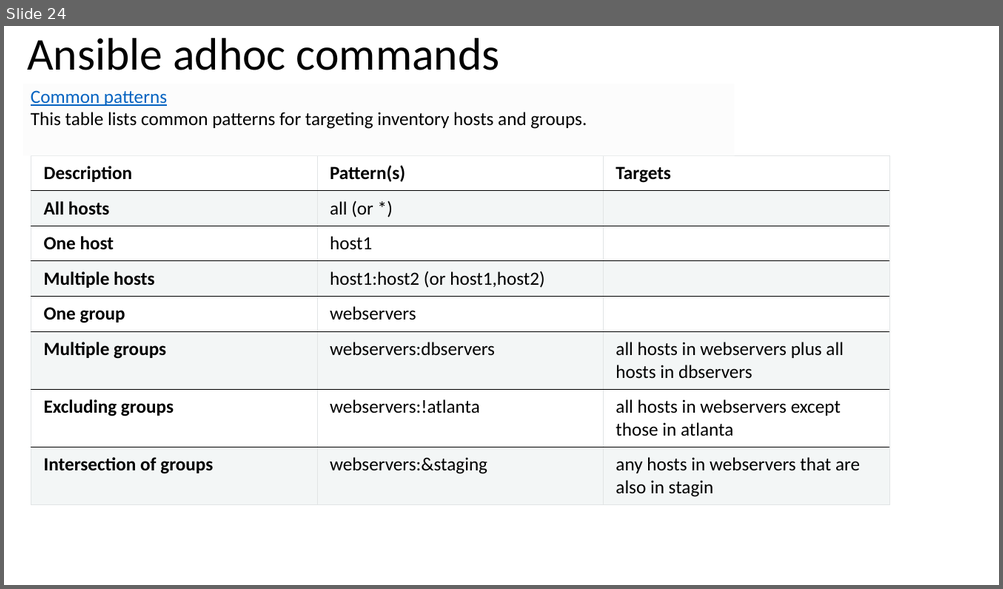
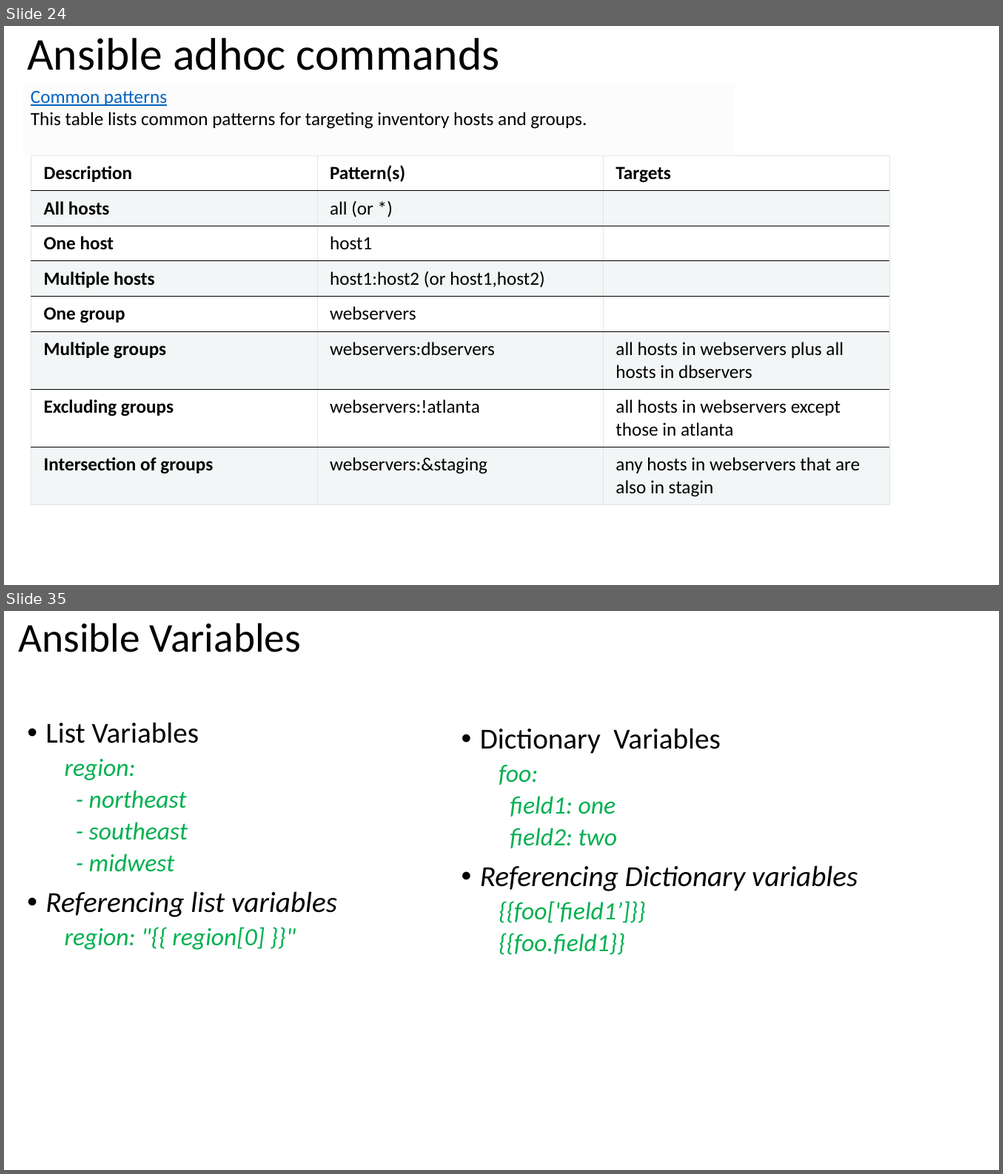
Before and after one commit to afrinafi/ansibletraining, a slide deck: Ansible.pptx. Shown one above the other, each under a label of ours: slide 24 before the commit, slides 24 and 35 after it; the slides between them are not shown. The pictures are 1003x589 and 1003x1174 pixels, drawn with LibreOffice and Linux fonts; fonts in the diff are those of the drawing. Boxes give left, top, right and bottom in pixels: in the first picture for what was removed or moved away, otherwise in the second. Text is boxed around its words. In the diff, an @@ line names an element or a change of style, - is before the commit and + after.

Commit message:
latest ansible file

```diff
--- a/Ansible.pptx
+++ b/Ansible.pptx
@@ slide 35 added at bbox=[4, 611, 999, 1170], background #FFFFFF @@
@@ title added at bbox=[18, 623, 301, 652], 39.6 pt, text #000000 @@
+Ansible Variables
@@ text added at bbox=[45, 722, 337, 950], 24 pt, text #00B050, italic @@
+• List Variables
+  region:
+  - northeast
+  - southeast
+  - midwest
+• Referencing list variables
+  region: "{{ region[0] }}"
@@ text added at bbox=[480, 728, 857, 955], 24 pt, text #00B050, italic @@
+• Dictionary Variables
+  foo:
+  field1: one
+  field2: two
+• Referencing Dictionary variables
+  {{foo['field1’]}}
+  {{foo.field1}}
```
Also in this commit, not shown: 1 slide changed, 21 other slides added.
